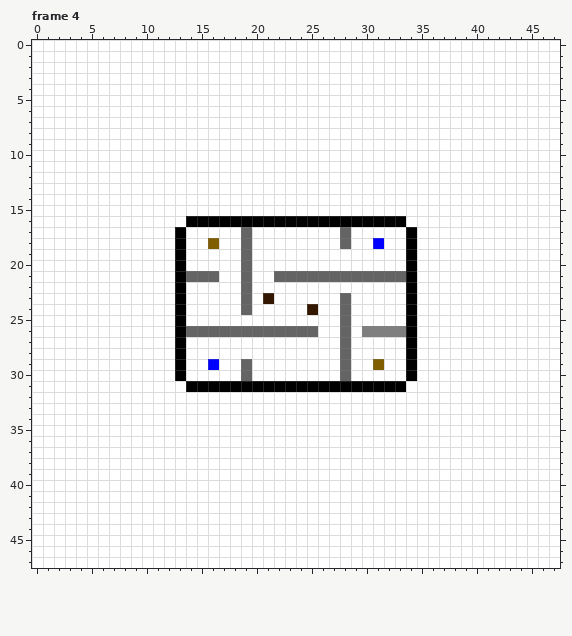
Pixel-art file -- CubeShooter/CubeShooterServer/Assets/Resources/LevelBitmaps/LevelEdito1r.aseprite. Above: the version before the commit.
48x48 pixels, 12 frames. Shown: frame 4. The commit also changed other frames, which this record leaves out.
And afterwards:
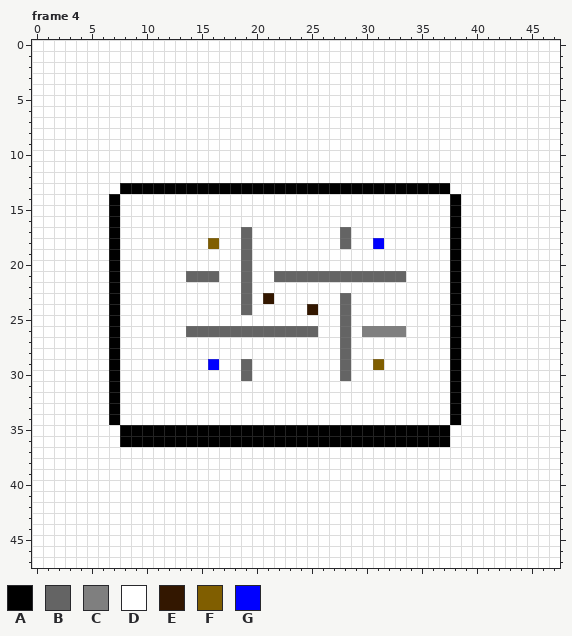
Palette (. is transparent): A #000000  B #646464  C #7f7f7f  D #ffffff  E #331700  F #805e00  G #0000ff
Difference:
Frame 4, layer "Border":
Colour A replaces colour D in row 13 at x 8 to 37; in rows 14 to 34 at x 7 and 38; in rows 35 to 36 at x 8 to 37.
Colour D replaces colour A in row 16 at x 14 to 33; in rows 17 to 30 at x 13 and 34; in row 31 at x 14 to 33.
Changed places in both pictures, as pixel boxes (x1, y1, x2, y2):
changed: (109, 183, 461, 447)
